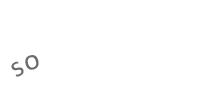
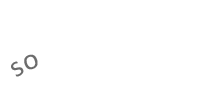
The second (200, 100) image is a revision of the first. Changes to its layers:
painted on "some text" over [11, 54, 39, 77]
